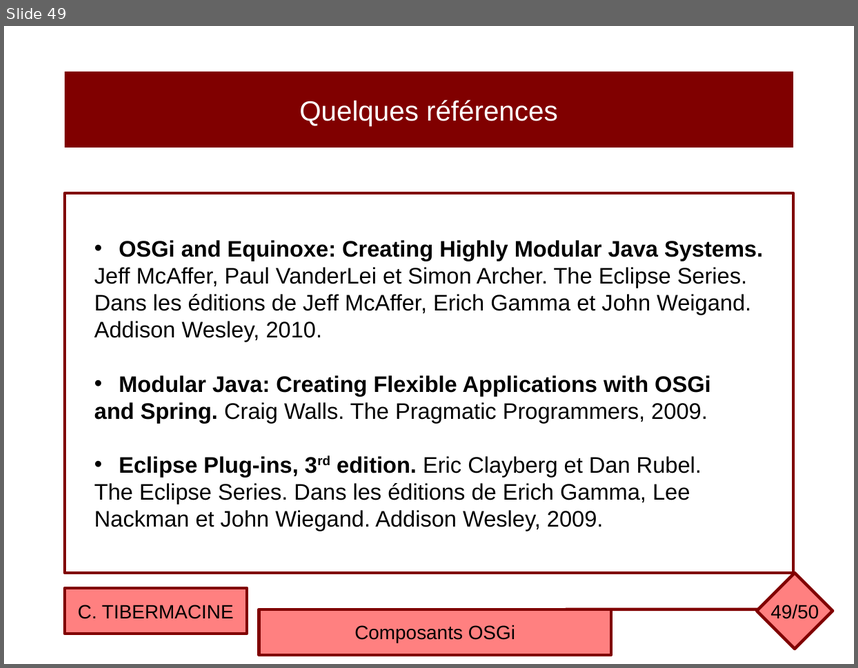
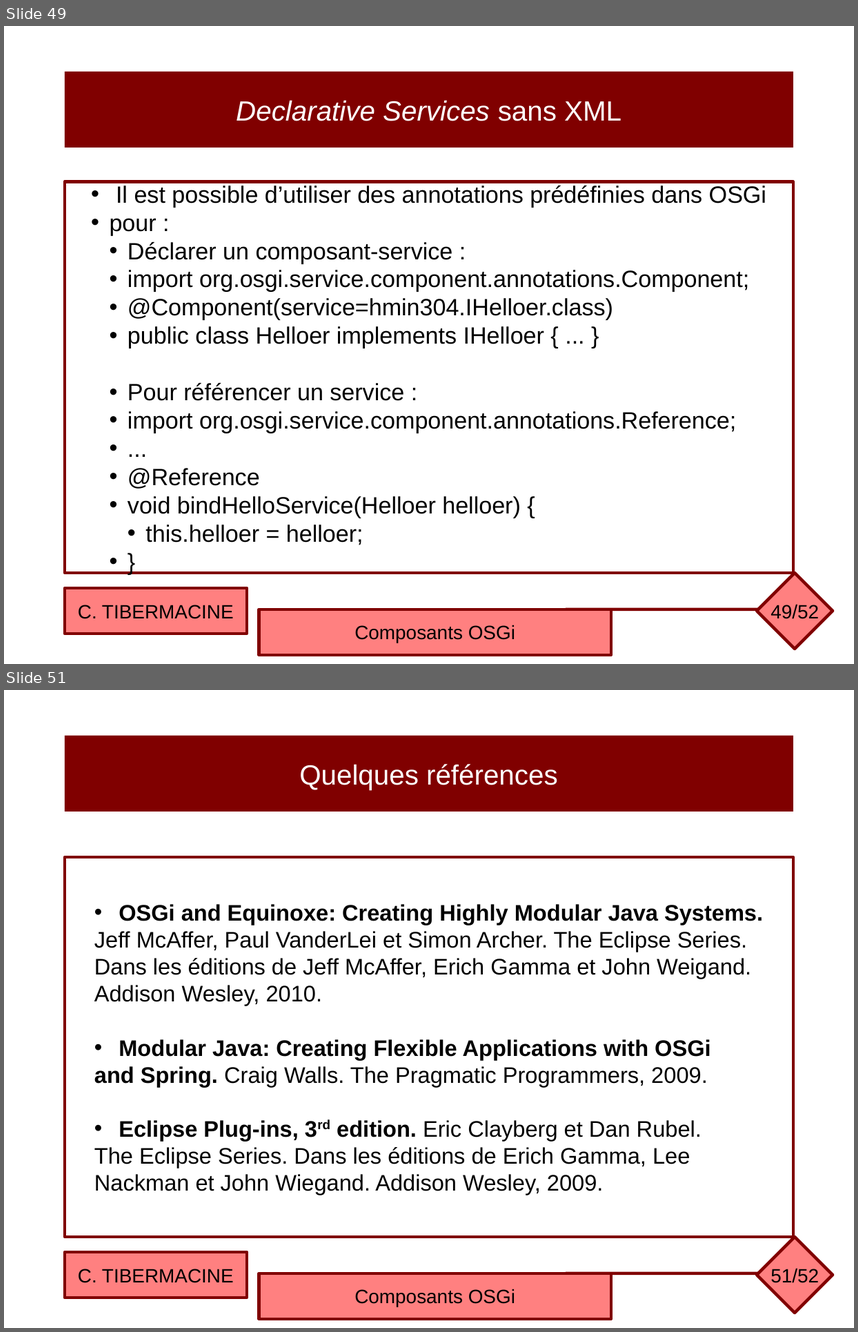
Before and after one commit to ctiber/composants, a slide deck: cours/cours3.odp. Shown one above the other, each under a label of ours: slide 49 before the commit, slides 49 and 51 after it; the slides between them are not shown. The pictures are 858x668 and 858x1332 pixels, drawn with LibreOffice and Linux fonts; fonts in the diff are those of the drawing. Boxes give left, top, right and bottom in pixels: in the first picture for what was removed or moved away, otherwise in the second. Text is boxed around its words. In the diff, an @@ line names an element or a change of style, - is before the commit and + after.

Commit message:
Mise à jour du cours OSGi

```diff
--- a/cours/cours3.odp
+++ b/cours/cours3.odp
@@ slide 49 added at [4,26,854,664], background #FFFFFF @@
@@ rectangle added at [65,72,794,147], fill #800000, 26 pt, text #FFFFFF, italic @@
+Declarative Services sans XML
@@ rectangle added at [65,182,794,573], fill #FFFFFF, outline #800000 2.83 pt, 22 pt, text #000000 @@
+• Il est possible d’utiliser des annotations prédéfinies dans OSGi
+• pour :
+  • Déclarer un composant-service :
+  • import org.osgi.service.component.annotations.Component;
+  • @Component(service=hmin304.IHelloer.class)
+  • public class Helloer implements IHelloer { ... }
+  • Pour référencer un service :
+  • import org.osgi.service.component.annotations.Reference;
+  • ...
+  • @Reference
+  • void bindHelloService(Helloer helloer) {
+    • this.helloer = helloer;
+  • }
@@ diamond added at [757,573,833,648], fill #FF8080, outline #800000 2.83 pt @@
@@ rectangle added at [65,588,247,633], fill #FF8080, outline #800000 2.83 pt, 18 pt, text #000000 @@
+C. TIBERMACINE
@@ page number added at [771,604,819,619], 18 pt, text #000000 @@
+49/52
@@ rectangle added at [259,609,612,655], fill #FF8080, outline #800000 2.83 pt, 18 pt, text #000000 @@
+Composants OSGi
@@ line added from (763, 609) to (566, 609), #800000 2.83 pt @@
@@ what was slide 49 is now slide 51 @@
@@ page number at [771,1268,819,1283]: text changed @@
-49/50
+51/52
```
Also in this commit, not shown: 6 slides changed, 1 other slide added, 1 other file.
